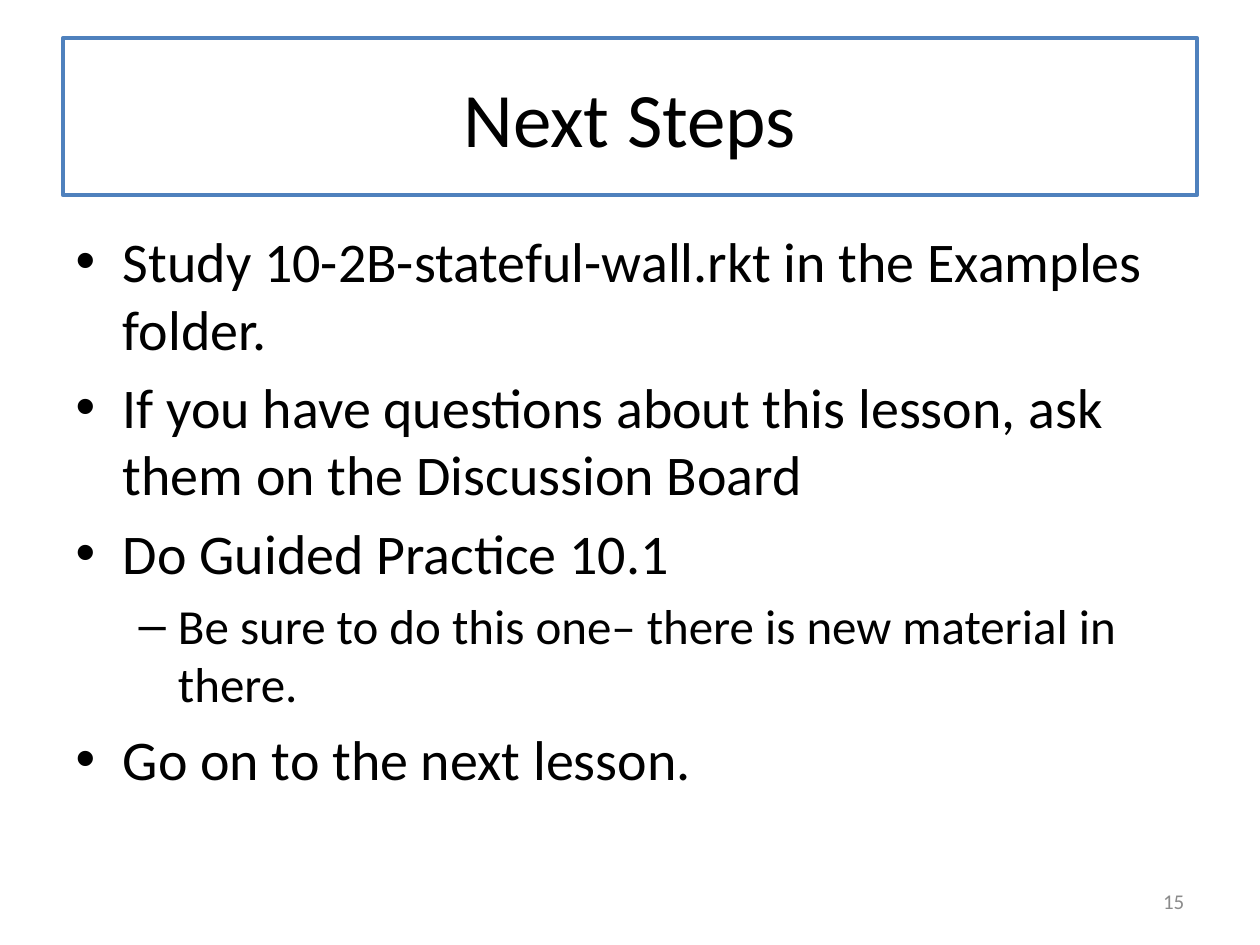
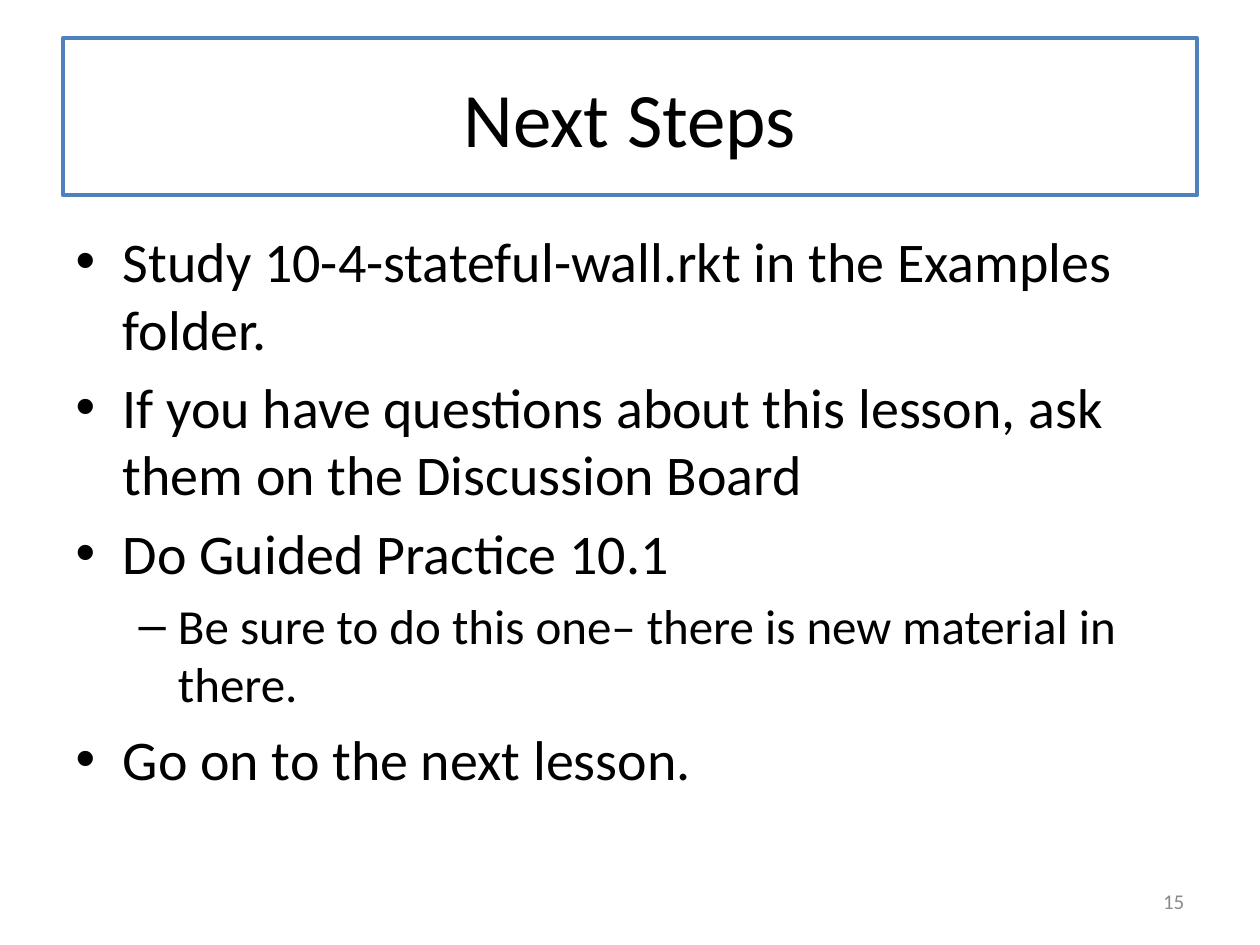
Before and after one commit to mwand/cs5010f16, a slide deck: slide 15 of Slides/Lesson 10.4 Converting from Immutable to Mutable Objects.pptx. Drawn at 1260x945 pixels with LibreOffice and Linux fonts; fonts in the diff are those of the drawing. Boxes give left, top, right and bottom in pixels: in the first picture for what was removed or moved away, otherwise in the second. Text is boxed around its words. In the diff, an @@ line names an element or a change of style, - is before the commit and + after.

```diff
--- a/Slides/Lesson 10.4 Converting from Immutable to Mutable Objects.pptx
+++ b/Slides/Lesson 10.4 Converting from Immutable to Mutable Objects.pptx
@@ text at bbox=[123, 243, 1111, 351]: text changed @@
-• Study 10-2B-stateful-wall.rkt in the Examples folder.
+• Study 10-4-stateful-wall.rkt in the Examples folder.
```
Also in this commit, not shown: 7 other slides changed, 11 other files.
